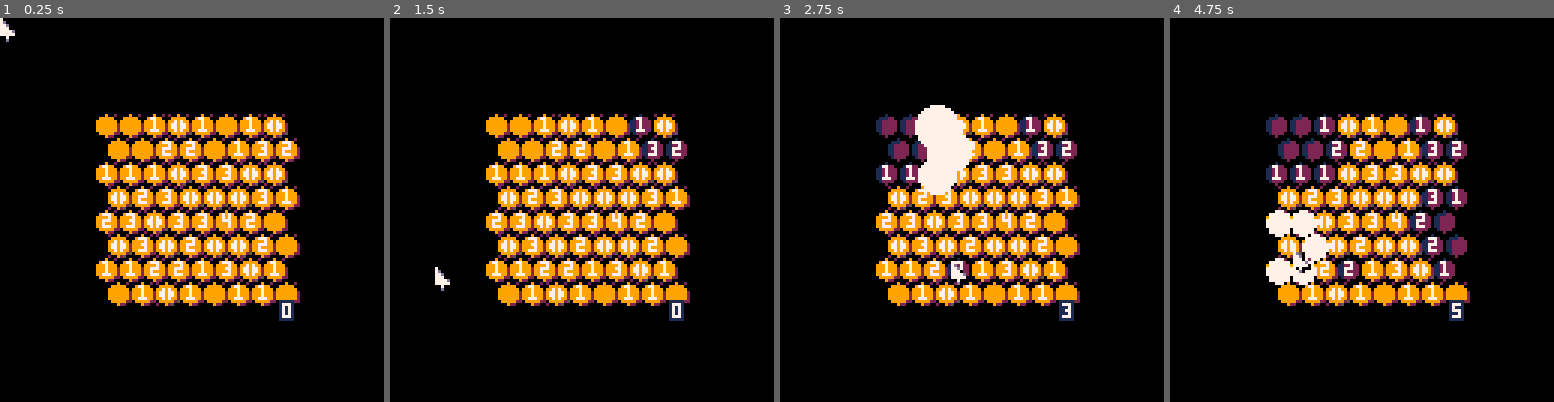
Above: before the commit, frames 1-4 (left to right).
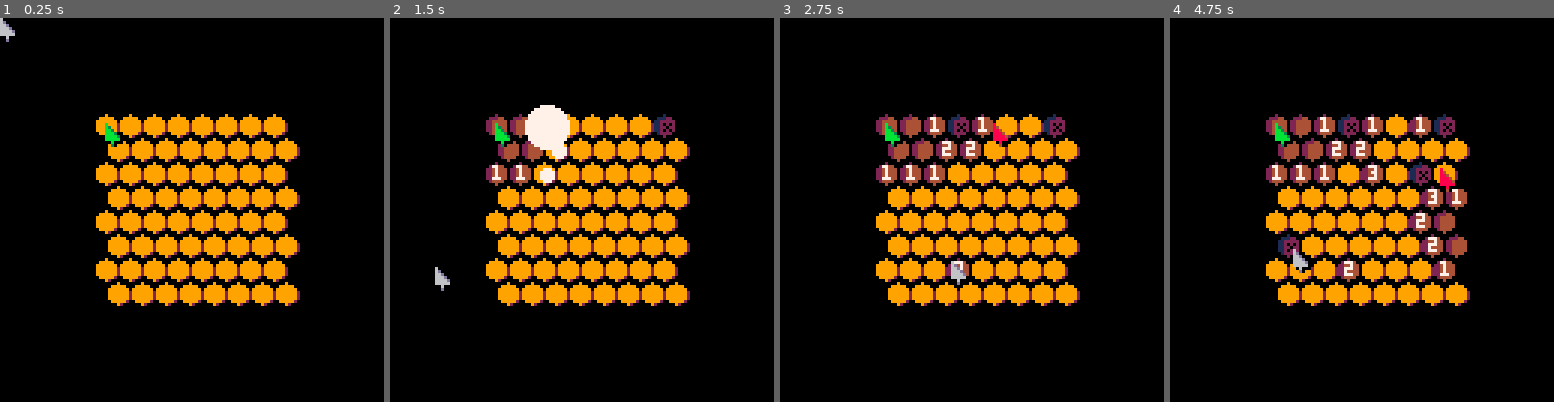
Above: after the commit, the same moments.

Repository: seaspaces27/hivesweeper-p8
Game: PICO-8 cartridge hivesweeper.p8
Two runs of this game, one before a commit and one after it. Both use one fixed random seed, a clock stepped at 60 frames per second and the inputs below.
Inputs (mouse positions are in pixels of both pictures, inside the frame that each line leads up to):
- Up to frame 1 (0.25 s): no input
- Up to frame 2 (1.5 s): tap X (X key) at 0.33, 1.07 s; click (670, 121) at 0.67 s; tap O (Z key) at 0.7 s; click (436, 267) at 1.22 s
- Up to frame 3 (2.75 s): hold Right 1.6-2.1 s; tap O (Z key) at 1.7, 2.1, 2.5 s; click (887, 114) at 1.77 s; tap X (X key) at 1.85 s; hold Up 2.15-2.42 s; click (952, 259) at 2.32 s; hold Right from 2.47 s (still down)
- Up to frame 4 (4.75 s): click (1404, 106) at 2.87 s; tap O (Z key) every 0.4 s from 2.9 to 4.5 s; tap X (X key) at 2.97, 4.08 s; release Right at 3.03 s; hold Left 3.08-3.58 s; click (1465, 256) at 3.42 s; hold Down 3.63-3.97 s; click (1231, 102) at 3.97 s; hold Right 4.02-4.68 s; click (1292, 248) at 4.52 s; hold Up from 4.73 s (still down)

The runs differ from the first frame. In frame 1, 5.1% of the frame differs, in the area x 0-79%, y 0-79%; in frame 2, 8.0%; in frame 3, 9.1%; in frame 4, 11%, in the area x 25-79%, y 25-79%.

Commit message:
multiplayer + non-mouse controls in place

Diff:
--- a/hivesweeper.p8
+++ b/hivesweeper.p8
@@ -2,12 +2,96 @@
 version 42
 __lua__
 function _init()
+ set_plrs(4)
  new_hive(8)
  poke(0x5f2d, 1) --mouse mode
 end
 
 function setchr(s,i,c)
  return sub(s,1,i-1)..c..sub(s,i+1)
+end
+cols={8,9,10,11,12,13,14,15,6,7}
+cols_shade={4,2,9,3,5,5,4,4,13,6}
+
+function set_plrs(ppl)
+ players={}
+ for i=1,ppl do
+  local plr={}
+  plr.id=1plr.pl=i-1plr.c=i
+  plr.cooldown=0
+  plr.x=64 plr.y=64
+  plr.hin=0plr.vin=0
+  plr.prev_hin=plr.hin
+  plr.prev_hin=plr.hin
+  plr.last_hin=plr.hin
+  plr.a=0plr.b=0plr.ap=0plr.bp=0
+  plr.togo=plr.id
+  plr.upd=function(s)
+   s.hin=tonum(btn(➡️,s.pl))-tonum(btn(⬅️,s.pl))
+   s.hinp=tonum(btnp(➡️,s.pl))-tonum(btnp(⬅️,s.pl))
+	  s.vin=tonum(btn(⬇️,s.pl))-tonum(btn(⬆️,s.pl))
+	  s.vinp=tonum(btnp(⬇️,s.pl))-tonum(btnp(⬆️,s.pl))
+	  s.prev_hin=s.hin
+	  s.prev_vin=s.vin
+
+	  s.a=btn(🅾️,s.pl)s.b=btn(❎,s.pl)
+	  s.ap=btnp(🅾️,s.pl)s.bp=btnp(❎,s.pl)
+
+	  if s.cooldown==0then
+	   local cl=4
+	  	local adj=neighbours(s.id)
+		 	if s.vin==1 then --down
+		 	 s.togo=transpose(s.id,
+			 	 (s.hin==1and "br")or
+			 	 (s.hin==-1and "bl")or
+			 	 (s.hin==0and
+			 	  (s.last_hin==1and "br")or
+			 	  (s.last_hin==-1and "bl")
+			 	))
+			 	s.cooldown=(s.togo~=s.id)and cl or s.cooldown
+		 	end
+		 	if s.vin==-1 then --up
+		 	 s.togo=transpose(s.id,
+			 	 (s.hin==1and "tr")or
+			 	 (s.hin==-1and "tl")or
+			 	 (s.hin==0and
+			 	  (s.last_hin==1and "tr")or
+			 	  (s.last_hin==-1and "tl")
+			 	))
+			 	s.cooldown=(s.togo~=s.id)and cl or s.cooldown
+		 	end
+		 	if s.vin==0then--left right
+		 	 s.togo=transpose(s.id,
+		 	  (s.hin==1and "r")or
+		 	  (s.hin==-1and"l")
+		 	 )
+		 	 s.cooldown=(s.togo~=s.id)and cl or s.cooldown
+		 	end
+	 	else
+	 	 if(s.cooldown>=1)s.cooldown-=1
+	 	end
+	 	--activate a hidden cell
+	 	if s.ap and revealed[s.id]==false then
+	 	 local check=mark_hex(s.id,10)
+  	 check.t=0
+  	end
+  	--update last non-zero horizontal input
+ 	 s.last_hin=s.hin~=0and s.hin or s.last_hin
+
+	 	local cell=hives_screen_pos[s.id]
+	 	s.x+=((cell[1]+3)-s.x)*.4
+	 	s.y+=((cell[2]+3)-s.y)*.7
+  end
+  plr.drw=function(s)
+   pal(6,cols[s.c])
+   pal(13,cols_shade[s.c])
+   spr(17,s.x,s.y)
+   color(cols[s.c])
+   //print("\#2"..s.id.." "..s.cooldown)
+   //print("\#2"..s.hin.." "..s.vin)
+  end
+  players[i]=plr
+ end
 end
 
 function new_hive(sz,bees)
@@ -63,21 +147,57 @@
  end
  mheld=stat(34)
 
+ --update plr inputs
+ for i=1,#players do
+  local plr=players[i]
+  plr:upd()
+ end
+ --validate plr movements
+ for i=1,#players do
+  local plr=players[i]
+  --if player moved
+  if plr.togo~=plr.id then
+   --todo:add a bounds check
+   if plr.togo<1 and plr.togo>(hive_size*hive_size) then
+    plr.togo=plr.id
+   end
+   for j=1,#players do
+    --if both plrs going to same spot
+    local oplr=players[j]
+    if i~=j and oplr.togo==plr.togo then
+     --cancel both movements
+     oplr.togo=oplr.id
+     plr.togo=plr.id
+    end
+   end
+  end
+ end
+ --last pass, apply verified moves
+ local move_sfx=false
+ for i=1,#players do
+  plr=players[i]
+  if(plr.id~=plr.togo)move_sfx=true
+  plr.id=plr.togo
+ end
+ if(move_sfx)sfx(5+rnd(4))
+
  --hive interaction
  selecting=nil
  for i=1,#hives_screen_pos do
   local cell=hives_screen_pos[i]
-  if(mx>=cell[1] and mx<cell[1]+8
-  and my>=cell[2] and my<cell[2]+8)then
-  	selecting=i
-  	if(mpressed) and revealed[i]==false then
-  	 //revealed[i]=true
-  	 local check=mark_hex(i,10)
-  	 check.t=0
-  	 --add(reveal_que,check)
-
-  	end
-  end
+  for j=1,#players do
+   local plr=players[j]
+   --local mx=plr.x local my=plr.y
+   //use id instead?
+	  if(mx>=cell[1] and mx<cell[1]+8
+	  and my>=cell[2] and my<cell[2]+8)then
+	  	selecting=i
+	  	if(mpressed) and revealed[i]==false then
+	  	 local check=mark_hex(i,10)
+	  	 check.t=0
+	  	end
+	  end
+	 end
  end
 
  --update cells in reveal que
@@ -107,25 +227,31 @@
    id=2
   end
   --if debug
-  if beehive[i]=="b"then
+  if debug and beehive[i]=="b"then
    id=5
   end
+  if revealed[i]and mines[i]==true then
+   id=6
+  end
   spr(id,cell[1],cell[2])
 
-  print((beehive[i]~="b" and numbers[i]) or "",
-  cell[1]+2,cell[2]+1,7)
+  if debug or revealed[i]then
+	  print((beehive[i]~="b" and numbers[i]) or "",
+	  cell[1]+2,cell[2]+1,7)
+  end
   //print(beehive[i],cell[1],cell[2],7)
  end
  --highlight selected
  if revealed[selecting]==false then
  	//hilight(hives_screen_pos[selecting])
- 	print("\#1"..(selecting-1)%hive_size..","..ceil(selecting/hive_size)-1)
+ 	//print("\#1"..(selecting-1)%hive_size..","..ceil(selecting/hive_size)-1)
  	local adj=neighbours(selecting)
  	for i=1,#adj do
  	 hilight(hives_screen_pos[adj[i]])
  	end
  end
- ?"\#1"..#reveal_que
+ //?"\#1"..#reveal_que
+ //?"\#5"..#players
  for i=1,#reveal_que do
   reveal_que[i]:drw()
  end
@@ -134,9 +260,42 @@
  local id=17
  if(mpressed)id=18
  spr(id,mx,my)
+ for i=1,#players do
+  local plr=players[i]
+  plr:drw()
+ end
  pal()
 end
-
+function transpose(id,os)
+ local mod_x=id%hive_size
+	--odd row or not
+	local y_=ceil(id/hive_size)
+	local odd=(y_%2==0) and 1 or 0
+	--corner fixing
+	if(mod_x==0 and y_%2==0)odd=1
+	if(mod_x==0 and y_%2==1)odd=0
+	--dir to id number conversion
+	local n_id=
+	os=="tl"and -hive_size-1+odd or
+	//os=="u"and -hive_size-1+odd or
+	os=="tr"and -hive_size+odd or
+	os=="l"and -1 or
+	os=="r"and 1 or
+	os=="bl"and hive_size-1+odd or
+	os=="br"and hive_size+odd or 0
+ --get new position
+ n_id+=id
+ if (n_id>0 and
+ n_id<=hive_size*hive_size) then
+  ty=((os=="tl"or os=="tr")and -1
+  or((os=="bl"or os=="br")and 1
+  or 0))+y_
+  if ceil((n_id)/hive_size)==ty then
+   return n_id
+  end
+ end
+ return id
+end
 function neighbours(id)
  local mod_x=id%hive_size
 	--odd row or not
@@ -157,6 +316,8 @@
 	  ty=(i<=2 and -1 or (i>4 and 1 or 0))+y_
 	  if ceil((n_id)/hive_size)==ty then
 	   add(out,n_id)
+	  else
+	   add(out,id)
 	  end
 	 end
 	end
Not shown, changed: 27 lines of the sprite sheet (__gfx__) section of hivesweeper.p8
Not shown, changed: the sound effects (__sfx__) section of hivesweeper.p8
